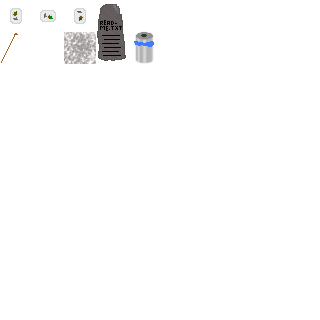
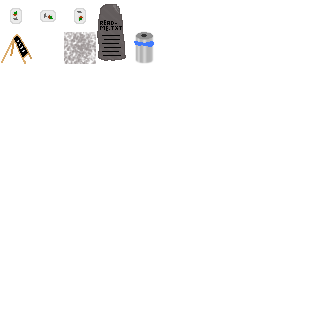
Revision of a layered 320 x 320 image; what changed, layer by layer:
painted on "Hintergrund" over box(1, 33, 32, 64)
